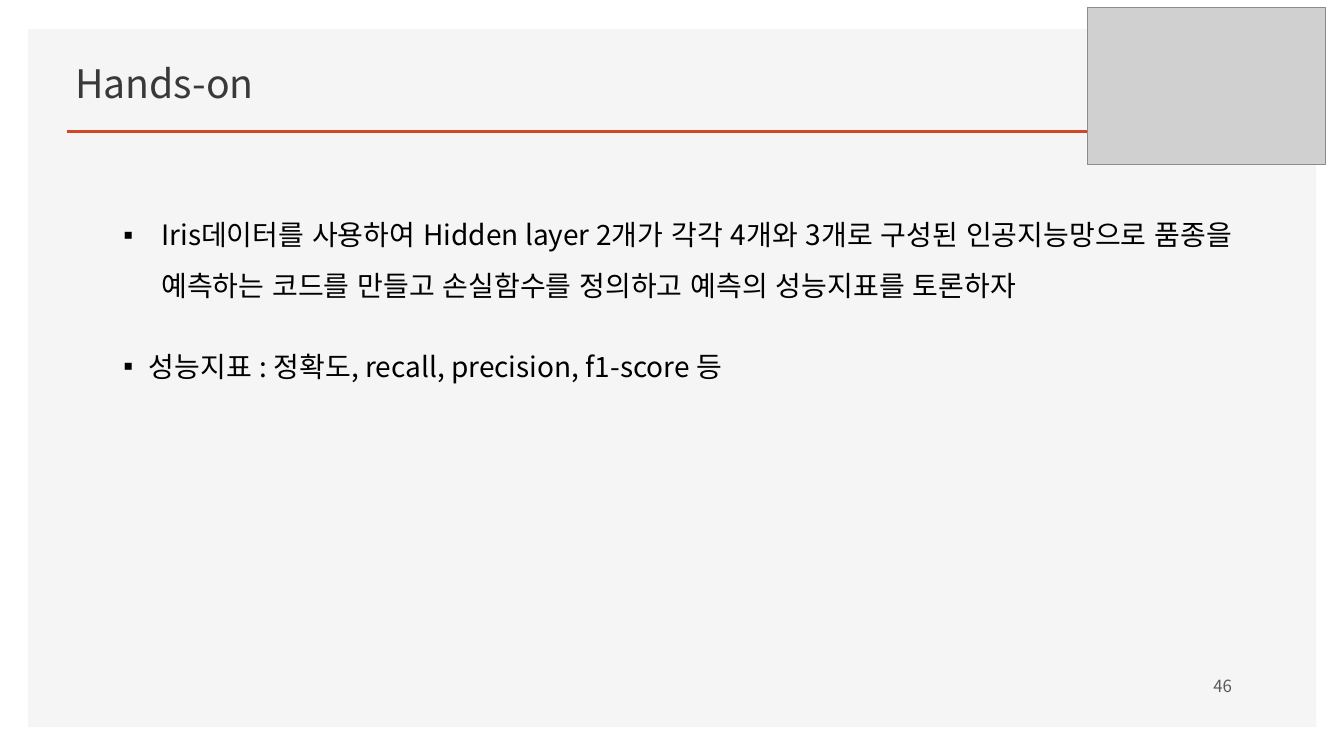
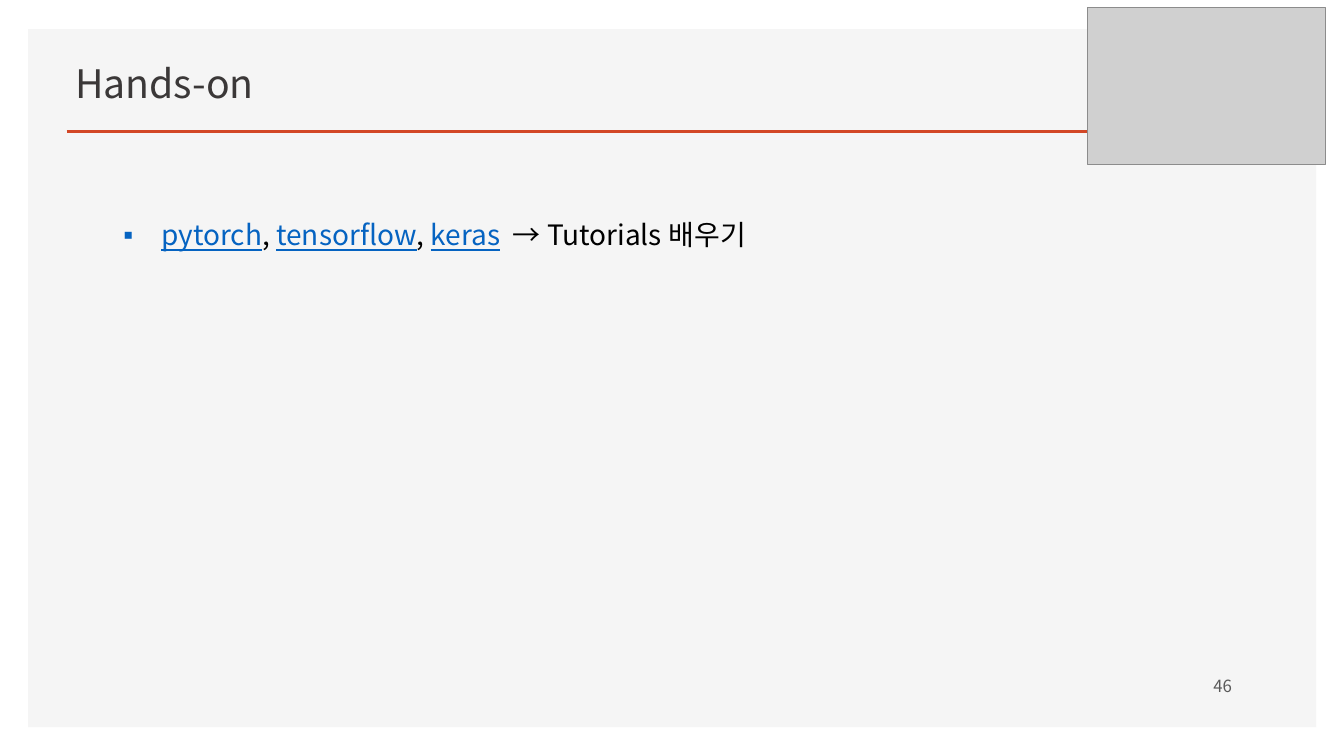
Before and after one commit to ancestor9/mathematics-for-machine-learning, a slide deck: slide 46 of w4_Perceptron_Regression.pptx. Drawn at 1344x756 pixels with LibreOffice and Linux fonts; fonts in the diff are those of the drawing; grey boxes stand for pictures; background and template pictures are left out. Boxes give left, top, right and bottom in pixels: in the first picture for what was removed or moved away, otherwise in the second. Text is boxed around its words. In the diff, an @@ line names an element or a change of style, - is before the commit and + after.

```diff
--- a/w4_Perceptron_Regression.pptx
+++ b/w4_Perceptron_Regression.pptx
@@ text at (161, 221, 745, 252): text changed; text colour #000000 to #0563C1 @@
-▪ Iris데이터를 사용하여 Hidden layer 2개가 각각 4개와 3개로 구성된 인공지능망으로 품종을 예측하는 코드를 만들고 손실함수를 정의하고 예측의 성능지표를 토론하자
-  ▪ 성능지표 : 정확도, recall, precision, f1-score 등
+▪ pytorch, tensorflow, keras → Tutorials 배우기
```
Also in this commit, not shown: 1 other slide changed.
